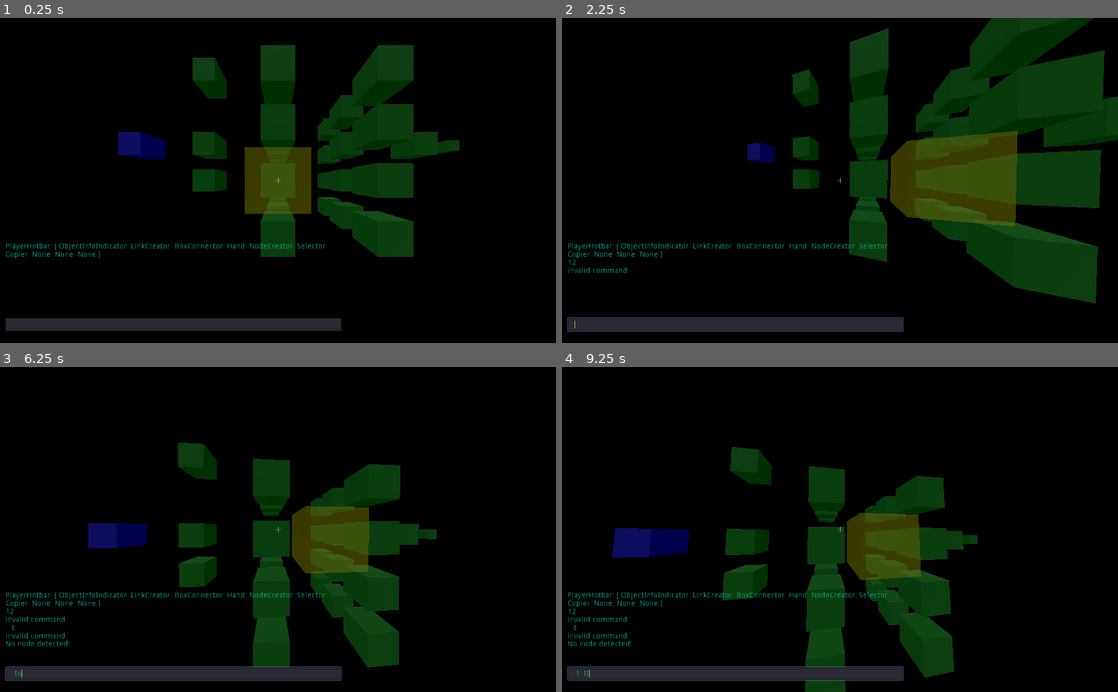
Above: before the commit, frames 1-4 (two rows, left to right).
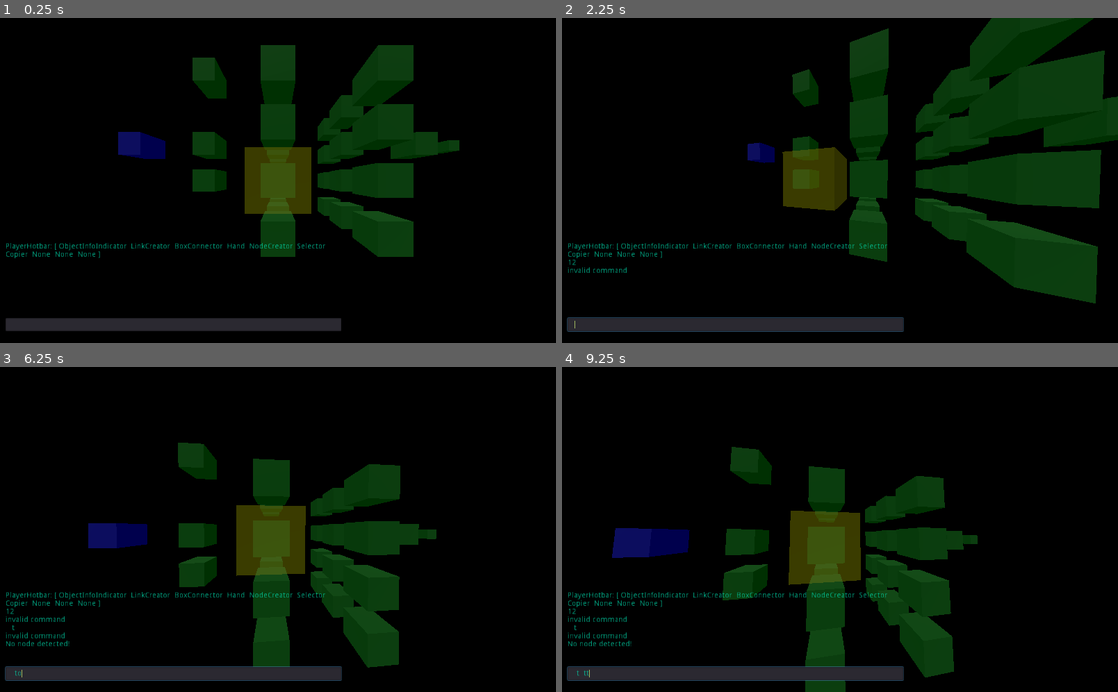
Above: after the commit, the same moments.

Repository: cozyBrain/NeuralNetworkBuilder
Game: Godot game, scene res://Session.tscn
The game is run twice, just before and just after one commit, with the same random seed, the same clock (stepped at 60 frames per second) and the same inputs.
Inputs (mouse positions are in pixels of both pictures, inside the frame that each line leads up to):
- Up to frame 1 (0.25 s): no input
- Up to frame 2 (2.25 s): click (734, 323) at 0.52 s; type "12" at 0.6 s; tap Enter at 1.25 s; move the mouse to (867, 180) at 1.27 s; hold Up (ui_up) from 1.28 s (still down); tap T (KEY_T) at 1.35 s; click (867, 180) at 1.42 s; tap Space at 1.52, 2 s; tap Tab (KEY_TAB) at 1.55, 2.1 s; move the mouse to (812, 180) at 2.02 s
- Up to frame 3 (6.25 s): keep holding Up (ui_up); tap Space at 2.27, 3.5, 3.77, 4.52, 5, 5.27 s; tap T (KEY_T) at 2.3, 3.8, 4.35, 5.3 s; tap Enter at 2.75, 4.25 s; move the mouse to (289, 523) at 2.77 s; tap C (KEY_C) at 2.85 s; tap Tab (KEY_TAB) at 3.05, 4.55, 5.1, 6.05 s; move the mouse to (272, 536) at 3.52 s; tap F (KEY_F) at 3.6 s; click (272, 536) at 3.67 s; move the mouse to (316, 532) at 4.27 s; move the mouse to (233, 526) at 5.02 s; move the mouse to (283, 529) at 5.77 s; hold O from 5.78 s (still down); click (283, 529) at 5.92 s
- Up to frame 4 (9.25 s): move the mouse to (817, 523) at 6.52 s; release Up (ui_up) at 6.53 s; release O at 6.53 s; hold D 6.53-7.28 s; tap P at 6.6 s; tap Space at 6.77, 7.52, 8.27 s; tap T (KEY_T) at 6.8, 8.3, 8.85 s; move the mouse to (867, 529) at 7.27 s; hold Ctrl 7.28-8.03 s; hold Up (ui_up) from 7.28 s (still down); tap Tab (KEY_TAB) at 7.55, 9.05 s; move the mouse to (812, 529) at 8.02 s; tap Shift at 8.1 s; click (812, 529) at 8.17 s; move the mouse to (851, 523) at 8.77 s

The runs differ from the first frame. In frame 1, less than 0.1% of the frame differs, in the area x 49-51%, y 49-51%; in frame 2, 7.8%, in the area x 39-82%, y 34-65%; in frame 3, 4.5%; in frame 4, 4.5%.

Commit message:
Indev Copier

Diff:
--- a/Global/Global.gd
+++ b/Global/Global.gd
@@ -54,16 +54,12 @@
 
 static func square(x:float) -> float:
 	return x*x
-# Declare member variables here. Examples:
-# var a = 2
-# var b = "text"
 
 
-# Called when the node enters the scene tree for the first time.
-#func _ready():
-#	pass # Replace with function body.
-
-
-# Called every frame. 'delta' is the elapsed time since the previous frame.
-#func _process(delta):
-#	pass
+func copyVariables(source, dest):  # deep duplicate ARRAY and DICTIONARY
+	for property in source.get_property_list():
+		if(property.usage == PROPERTY_USAGE_SCRIPT_VARIABLE):
+			if typeof(source[property.name]) == TYPE_ARRAY or typeof(source[property.name]) == TYPE_DICTIONARY:
+				dest[property.name] = source[property.name].duplicate(true)
+			else:
+				dest[property.name] = source[property.name]
--- a/Links/L_Synapse/L_Synapse.gd
+++ b/Links/L_Synapse/L_Synapse.gd
@@ -5,9 +5,6 @@
 var Onodes : Array
 var Inodes : Array
 const ID : int = G.ID.L_Synapse
-
-func getInfo() -> Dictionary:
-	return {"ID":ID, "Weight":Weight, "Inodes":Inodes, "Onodes":Onodes}
 
 func setLength(length : float) -> void:
 	var cs = get_node("CollisionShape")
--- a/Nodes/N_Goal/N_Goal.gd
+++ b/Nodes/N_Goal/N_Goal.gd
@@ -6,9 +6,6 @@
 var Output : float  # Output is Goal
 var BOutput : float
 const ID : int = G.ID.N_Goal
-
-func getInfo() -> Dictionary:
-	return {"ID":ID, "Description":"OutputIsGoal", "Output":Output, "BOutput":BOutput, "Ilinks":Ilinks, "Olinks":Olinks}
 
 func _ready():
 	$CollisionShape/MeshInstance.set_surface_material(0, $CollisionShape/MeshInstance.get_surface_material(0).duplicate(4))
--- a/Nodes/N_Input/N_Input.gd
+++ b/Nodes/N_Input/N_Input.gd
@@ -5,9 +5,6 @@
 var Ilinks : Array
 var Output : float
 const ID : int = G.ID.N_Input
-
-func getInfo() -> Dictionary:
-	return {"ID":ID, "Output":Output, "Ilinks":Ilinks, "Olinks":Olinks}
 
 func _ready():
 	$CollisionShape/MeshInstance.set_surface_material(0, $CollisionShape/MeshInstance.get_surface_material(0).duplicate(4))
--- a/Nodes/N_LeakyReLU/N_LeakyReLU.gd
+++ b/Nodes/N_LeakyReLU/N_LeakyReLU.gd
@@ -7,9 +7,6 @@
 var Output : float
 var BOutput : float
 const ID : int = G.ID.N_LeakyReLU
-
-func getInfo() -> Dictionary:
-	return {"ID":ID, "Output":Output, "BOutput":BOutput, "Ilinks":Ilinks, "Olinks":Olinks}
 
 func _ready():
 	$CollisionShape/MeshInstance.set_surface_material(0, $CollisionShape/MeshInstance.get_surface_material(0).duplicate(4))
--- a/Nodes/N_NetworkController/N_NetworkController.gd
+++ b/Nodes/N_NetworkController/N_NetworkController.gd
@@ -7,9 +7,6 @@
 var propOnly : bool = false
 
 const ID : int = G.ID.N_NetworkController  # IDData.N_NetworkController
-
-func getInfo() -> Dictionary:
-	return {"ID":ID, "Olinks":Olinks, "propSequence":propSequence, "bpropSequence":bpropSequence}
 
 func prop() -> void:
 	pass
--- a/Nodes/N_Tanh/N_Tanh.gd
+++ b/Nodes/N_Tanh/N_Tanh.gd
@@ -7,9 +7,6 @@
 var BOutput : float
 const ID : int = G.ID.N_Tanh
 const dx = G.dx
-
-func getInfo() -> Dictionary:
-	return {"ID":ID, "Output":Output, "BOutput":BOutput, "Ilinks":Ilinks, "Olinks":Olinks}
 
 func _ready():
 	$CollisionShape/MeshInstance.set_surface_material(0, $CollisionShape/MeshInstance.get_surface_material(0).duplicate(4))
--- a/Player/Player.gd
+++ b/Player/Player.gd
@@ -105,6 +105,8 @@
 func _physics_process(delta):
 	if Input.is_action_just_pressed("KEY_TAB"):
 		pointer.switchMode(translation, aim)
+
+	aim = $Yaxis/Camera.get_camera_transform().basis
 	detectedObject = pointer.update(translation, aim, delta)
 
 	if Tool != null:
@@ -119,7 +121,6 @@
 		return
 
 	var direction = Vector3()
-	aim = $Yaxis/Camera.get_camera_transform().basis
 	if Input.is_key_pressed(KEY_W):
 		direction -= aim.z
 	if Input.is_key_pressed(KEY_S):
@@ -175,7 +176,7 @@
 						print("escape")
 						hotbarSubSelection = false
 					else:
-						print("subSelection:", subSelection)
+						print("subSelection:", subSelection, ":", ToolHotbar[subSelection])
 						Tool.set("hotbarSelection", subSelection)
 				else:
 					hotbarSelection = scancode - 49
--- a/Player/Player.tscn
+++ b/Player/Player.tscn
@@ -1,7 +1,6 @@
-[gd_scene load_steps=13 format=2]
+[gd_scene load_steps=12 format=2]
 
 [ext_resource path="res://Player/Player.gd" type="Script" id=1]
-[ext_resource path="res://Player/crosshair.png" type="Texture" id=2]
 [ext_resource path="res://Player/Tools/LinkCreator.tscn" type="PackedScene" id=3]
 [ext_resource path="res://Player/Tools/ObjectInfoIndicator.tscn" type="PackedScene" id=4]
 [ext_resource path="res://Player/Tools/Hand.tscn" type="PackedScene" id=5]
@@ -35,22 +34,6 @@
 enabled = true
 cast_to = Vector3( 0, 0, -100 )
 collide_with_areas = true
-
-[node name="TextureRect" type="TextureRect" parent="."]
-modulate = Color( 0.815686, 0.815686, 0.815686, 1 )
-self_modulate = Color( 0.831373, 0.831373, 0.831373, 1 )
-anchor_left = -0.69
-anchor_right = 1.0
-margin_left = 706.56
-margin_right = 1025.0
-margin_bottom = 1200.0
-rect_scale = Vector2( 0.5, 0.5 )
-texture = ExtResource( 2 )
-expand = true
-stretch_mode = 4
-__meta__ = {
-"_edit_use_anchors_": false
-}
 
 [node name="Console" type="Control" parent="."]
 margin_left = 10.0
--- a/Player/Tools/Copier.gd
+++ b/Player/Tools/Copier.gd
@@ -1,6 +1,6 @@
 extends Node
 
-# how to duplicate inside variables too?
+# warning: deep copy is yet unstable(linkProblem) 145
 
 const ID : int = G.ID.C
 
@@ -12,18 +12,30 @@
 
 # Tool Copier -g _default -copy _default                         # copy selection(_default) to copyGroups(_default)
 # Tool Copier -g _default -paste                                 # paste _default copyGroup
-# Tool Copier -g _default -paste 7 -link 0    					 # stride=7(frontDirectionAsDefault) linkDepth=0
+# Tool Copier -g _default -paste 7 0,0,2 -link 0    			 # n=7,stride=0,0,2(frontDirectionAsDefault) linkDepth=0
 
 func handle(arg : String):
+#	https://godotengine.org/qa/16647/copy-and-saving-nodes
+#	var new_node = source_node.duplicate()
+#	for property in source_node.get_property_list():
+#   	 # Script only properties/vars
+#    	if(property.usage == PROPERTY_USAGE_SCRIPT_VARIABLE):
+#       	 new_node[property.name] = source_node[property.name]
+
 	var output : String
+	var pointerPosition = pointer.getPointerPosition()
 	var argParser = ArgParser.new(arg)
-	groupSelection = argParser.getString("g", groupSelection, false)
+	groupSelection = argParser.getString(["group", "g"], groupSelection, false)
 	var listArguments = argParser.getStrings(["list", "ls"])
 	var eraseArguments = argParser.getStrings(["erase", "e"])
 
 	var copyArguments = argParser.getStrings(["copy", "c"])
+	var deepCopy = argParser.getBool(["deep", "d"])  # copy variables too.
 	var pasteArguments = argParser.getStrings(["paste", "p"])
-	# override
+	var strideArguments = argParser.getStrings(["stride", "s"])
+	var linkArguments = argParser.getStrings(["link", "l"])  # -link <Ilink:-1:IlinkDepthOrOlinkDepth> <Olink:2:IlinkDepthOrOlinkDepth>
+	var createNodeOverLink = argParser.getBool(["createNodeOverLink", "createOverLink", "col"])
+
 	var overrideArguments = argParser.getStrings(["override", "o"])  # -override node : override only node
 	var overrideNode : bool = false
 	var overrideLink : bool = false
@@ -31,14 +43,13 @@
 		overrideNode = true
 		overrideLink = true
 	elif overrideArguments.size() > 0:
-		overrideArguments[0] = overrideArguments[0].to_lower()
-		if overrideArguments[0] == "node" or overrideArguments[0] == "n":
-			overrideNode = true
-		elif overrideArguments[0] == "link" or overrideArguments[0] == "l":
-			overrideLink = true
+		for arg in overrideArguments:
+			arg = arg.to_lower()
+			if arg == "node" or arg == "n":
+				overrideNode = true
+			elif arg == "link" or arg == "l":
+				overrideLink = true
 
-	var linkArguments = argParser.getStrings(["link", "l"])
-	# var linkDepthArgument = argParser.getString()
 
 	# group
 	if not copyGroups.has(groupSelection):
@@ -56,35 +67,90 @@
 			output += "SelectionGroup \""+selectionGroup2copy+"\" doesn't exist!\n"
 		else:
 			var nodes2copy = selector.getNodesFromSelectionGroup(selectionGroup2copy)
-			for node in nodes2copy:
-				# stance of pointer
-				var pointerPosition = pointer.getPointerPosition()
-				if pointerPosition == null:
-					output += "No pointer position detected!\nIf your pointer mode is rayCast please aim at detectable node.\n"
-				else:
+			# copiedNode.translation = copiedNode.translation - pointerPosition
+			if pointerPosition == null:
+				output += "No pointer position detected!\nIf your pointer mode is rayCast please aim at detectable node.\n"
+			else:
+				copyGroups[groupSelection].clear()
+				for node2copy in nodes2copy:
 					if not copyGroups.has(groupSelection):
 						output += "CopyGroup \""+groupSelection+"\" doesn't exist!\n"
 					else:
-						copyGroups[groupSelection].clear()
-						var copiedNode = node.duplicate(DUPLICATE_GROUPS|DUPLICATE_SIGNALS|DUPLICATE_SCRIPTS)
+						var copiedNode = node2copy.duplicate(DUPLICATE_GROUPS|DUPLICATE_SIGNALS|DUPLICATE_SCRIPTS)
 						copiedNode.translation -= pointerPosition
-						output += str("Copied ", copiedNode.translation, "\n")
+						if deepCopy:
+							G.copyVariables(node2copy, copiedNode)  # deep copy such as Output Ilinks DictionaryVar
 						copyGroups[groupSelection].append(copiedNode)
+				output += "Copied\n"
 
 	if pasteArguments == null:
 		if copyGroups.has(groupSelection):
 			var copies2add = copyGroups[groupSelection]
-			var pointerPosition = pointer.getPointerPosition()
-			for copy in copies2add:
-				copy = copy.duplicate(DUPLICATE_GROUPS|DUPLICATE_SIGNALS|DUPLICATE_SCRIPTS)
+			if pointerPosition == null:
+				output += "No pointer position detected!\nIf your pointer mode is rayCast please aim at detectable node.\n"
+			else:
+				for copy2add in copies2add:
+					var copy = copy2add.duplicate(DUPLICATE_GROUPS|DUPLICATE_SIGNALS|DUPLICATE_SCRIPTS)
+					G.copyVariables(copy2add, copy)
+					if pointerPosition == null:
+						output += "No pointer position detected!\nIf your pointer mode is rayCast please aim at detectable object.\n"
+					else:
+						copy.translation += pointerPosition
+						G.default_session.addNode(copy, overrideNode)
+						output += "Pasted\n"
+	elif pasteArguments.size() > 0:
+		if not pasteArguments.size() >= 2:
+			output += "Yet, doesn't support default stride. more arguments required: -paste <3:howManyTimesToCopy> <0,0,1:stride>\n"
+		else:
+			if not pasteArguments[0].is_valid_integer() or not G.isValidVector3(pasteArguments[1]):
+				output += "Invalid arguments!\nusage: -paste <6:howManyTimesToCopy> <0,0,-11:stride>\n"
+			else:
 				if pointerPosition == null:
 					output += "No pointer position detected!\nIf your pointer mode is rayCast please aim at detectable node.\n"
 				else:
-					copy.translation += pointerPosition
-					G.default_session.addNode(copy)
-					output += str("Pasted ", copy.translation, "\n")
-	else:
-		pass
+					var pasteCount = int(pasteArguments[0])
+					var stride = G.str2vector3(pasteArguments[1])
+					var copies2add = copyGroups[groupSelection]
+
+					# paste Nodes first
+					for step in range(1, pasteCount+1):
+						for copy2add in copies2add:
+							var copy = copy2add.duplicate(DUPLICATE_GROUPS|DUPLICATE_SIGNALS|DUPLICATE_SCRIPTS)
+							G.copyVariables(copy2add, copy)
+							copy.translation += pointerPosition + step*stride
+							G.default_session.addNode(copy, overrideNode)
+					output += "pasted nodes\n"
+
+					# Links: get link depth
+					var IlinkDepth : int = 0
+					var OlinkDepth : int = 0
+					if linkArguments == null:
+						output += "No link arguments!\nusage: -link <Ilink:-1:IlinkDepthOrOlinkDepth> <Olink:2:IlinkDepthOrOlinkDepth>"
+					elif linkArguments.size() > 0:
+						for arg in linkArguments:
+							if not arg.is_valid_integer():
+								output += "Invalid arguments!\n"
+								break
+							arg = int(arg)
+							if arg > 0:
+								OlinkDepth = arg
+							elif arg < 0:
+								IlinkDepth = arg
+						# create links
+						var linkCreator = get_parent().get_node("LinkCreator")
+						for step in range(1, pasteCount+1):
+							for copy2add in copies2add:
+								var node2link = G.default_session.getNode(copy2add.translation + pointerPosition + step*stride)
+								var Olinks = copy2add.get("Olinks")
+								print(Olinks)  # couldn't get Olinks because I didn't deep copy.
+								if Olinks != null:
+									for Olink in Olinks:
+										# arg B == null problem
+										var newSynapse = linkCreator.create(node2link, G.default_session.getNode(Olink.Onodes[0].translation + pointerPosition + step*stride))
+										if newSynapse != null:
+											G.default_session.addLink(newSynapse)
+
+						output += "Linked\n"
 
 	# erase
 	if eraseArguments == null:
--- a/Player/Tools/ObjectInfoIndicator.gd
+++ b/Player/Tools/ObjectInfoIndicator.gd
@@ -8,6 +8,7 @@
 const ID : int = G.ID.OII
 
 func handle(position) -> String:
+	var output : String = ""
 	var object
 	if position.is_valid_integer():  # is this an instance?
 		object = instance_from_id(int(position))
@@ -19,16 +20,12 @@
 		if null == object:
 			return "No object detected\n"
 
+	output += str("< ", object, "  ", object.translation, " >\n")
+	var objID = object.get("ID")
+	if objID != null:
+		output += str("ID : ", objID, " : ", G.IDtoString[objID], '\n')
+	for property in object.get_property_list():
+		if(property.usage == PROPERTY_USAGE_SCRIPT_VARIABLE):
+			output += property.name + ": " + str(object[property.name]) + "\n"
 
-	var output : String = ""
-	output += str(self.name,": < ", object, "  ", object.translation, " >\n")
-	if not object.has_method("getInfo"):
-		output += str(self.name, ": could not get info as the object doesn't have method getInfo()\n")
-	else:
-		var infoDict = object.getInfo()
-		for key in infoDict:
-			if typeof(infoDict[key]) == TYPE_INT and key == "ID":
-				output += str(key, " : ", infoDict[key], " : ", G.IDtoString[infoDict[key]], '\n')
-				continue
-			output += str(key, " : ", infoDict[key], '\n')
 	return output
--- a/Player/Tools/Pointer.gd
+++ b/Player/Tools/Pointer.gd
@@ -31,9 +31,11 @@
 	if selectedMode == mode.pointer:
 		selectedMode = mode.rayCast
 		deactivatePointer()
+		$Crosshair.show()
 	else:
 		selectedMode = mode.pointer
 		activatePointer(translation, aim)
+		$Crosshair.hide()
 
 func update(translation : Vector3, aim : Basis, delta : float):
 	if selectedMode == mode.pointer:
--- a/Player/Tools/Pointer.tscn
+++ b/Player/Tools/Pointer.tscn
@@ -1,6 +1,19 @@
-[gd_scene load_steps=2 format=2]
+[gd_scene load_steps=3 format=2]
 
 [ext_resource path="res://Player/Tools/Pointer.gd" type="Script" id=1]
+[ext_resource path="res://Player/crosshair.png" type="Texture" id=2]
 
 [node name="Pointer" type="Node"]
 script = ExtResource( 1 )
+
+[node name="Crosshair" type="TextureRect" parent="."]
+visible = false
+margin_right = 2048.0
+margin_bottom = 1200.0
+rect_scale = Vector2( 0.5, 0.5 )
+texture = ExtResource( 2 )
+expand = true
+stretch_mode = 4
+__meta__ = {
+"_edit_use_anchors_": false
+}
--- a/Player/Tools/Selector.gd
+++ b/Player/Tools/Selector.gd
@@ -25,7 +25,7 @@
 func handle(arg : String):
 	var output : String
 	var argParser = ArgParser.new(arg)
-	groupSelection = argParser.getString("g", groupSelection, false)  # flag group
+	groupSelection = argParser.getString(["group", "g"], groupSelection, false)  # flag group
 	var listArguments = argParser.getStrings(["list", "ls"])  # flag list
 	var eraseArguments = argParser.getStrings(["erase", "e"])  # flag erase
 	var shapeArguments = argParser.getStrings(["shape", "s"])  # flag shape
--- a/Session.gd
+++ b/Session.gd
@@ -27,12 +27,19 @@
 func overlapNode(node : Node):
 	$nodes.add_child(node)
 func addNode(node : Node, override = false) -> bool:  # true if did add_child
-	if nodeMap.has(node.translation) and not override:
+	if nodeMap.has(node.translation):
+		if override:
+			nodeMap[node.translation].queue_free()
+			nodeMap.erase(node.translation)
+			nodeMap[node.translation] = node
+			$nodes.add_child(node)
+			return true
 		return false
-	else:
-		nodeMap[node.translation] = node
-		$nodes.add_child(node)
+
+	nodeMap[node.translation] = node
+	$nodes.add_child(node)
 	return true
+
 func eraseNode(node : Node) -> void:
 	nodeMap.erase(node.translation)
 	$nodes.node.queue_free()
--- a/argParser.gd
+++ b/argParser.gd
@@ -27,24 +27,28 @@
 		return null
 	return strings
 
-func getString(flag : String, default = null, retTrueWhenFlag : bool = true):
-	flag = "-"+flag
-	var words = argument.split(" ", false)
+func getString(flagsToDetect : Array, default = null, retTrueWhenFlag : bool = true):
+	for i in range(0, flagsToDetect.size()):
+		flagsToDetect[i] = "-"+flagsToDetect[i]
+	var args = argument.split(" ", false)
 	var strings : Array
 	var push : bool = false
-	for word in words:
+	for arg in args:
 		if push:
-			return word
-		if word == flag:
-			push = true
+			return arg
+		for ftd in flagsToDetect:
+			if arg == ftd:
+				push = true
 	if push and retTrueWhenFlag:
 		return true
 	return default
 
-func getBool(flag : String, default : bool):  # detectFlag -> return default or return !default
-	flag = "-"+flag
-	var words = argument.split(" ", false)
-	for word in words:
-		if word == flag:
-			return !default
+func getBool(flagsToDetect : Array, default : bool = false):  # detectFlag -> return default or return !default
+	for i in range(0, flagsToDetect.size()):
+		flagsToDetect[i] = "-"+flagsToDetect[i]
+	var args = argument.split(" ", false)
+	for arg in args:
+		for ftd in flagsToDetect:
+			if arg == ftd:
+				return !default
 	return default
